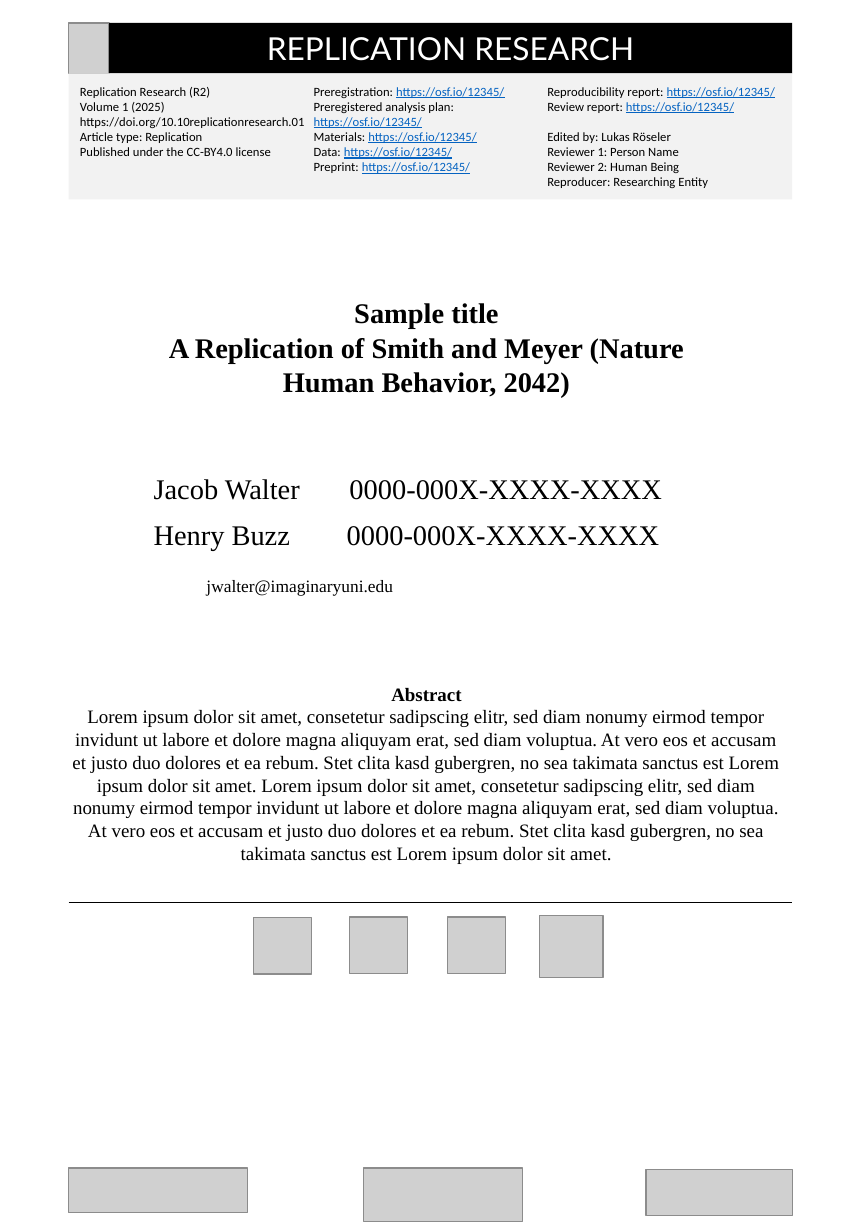
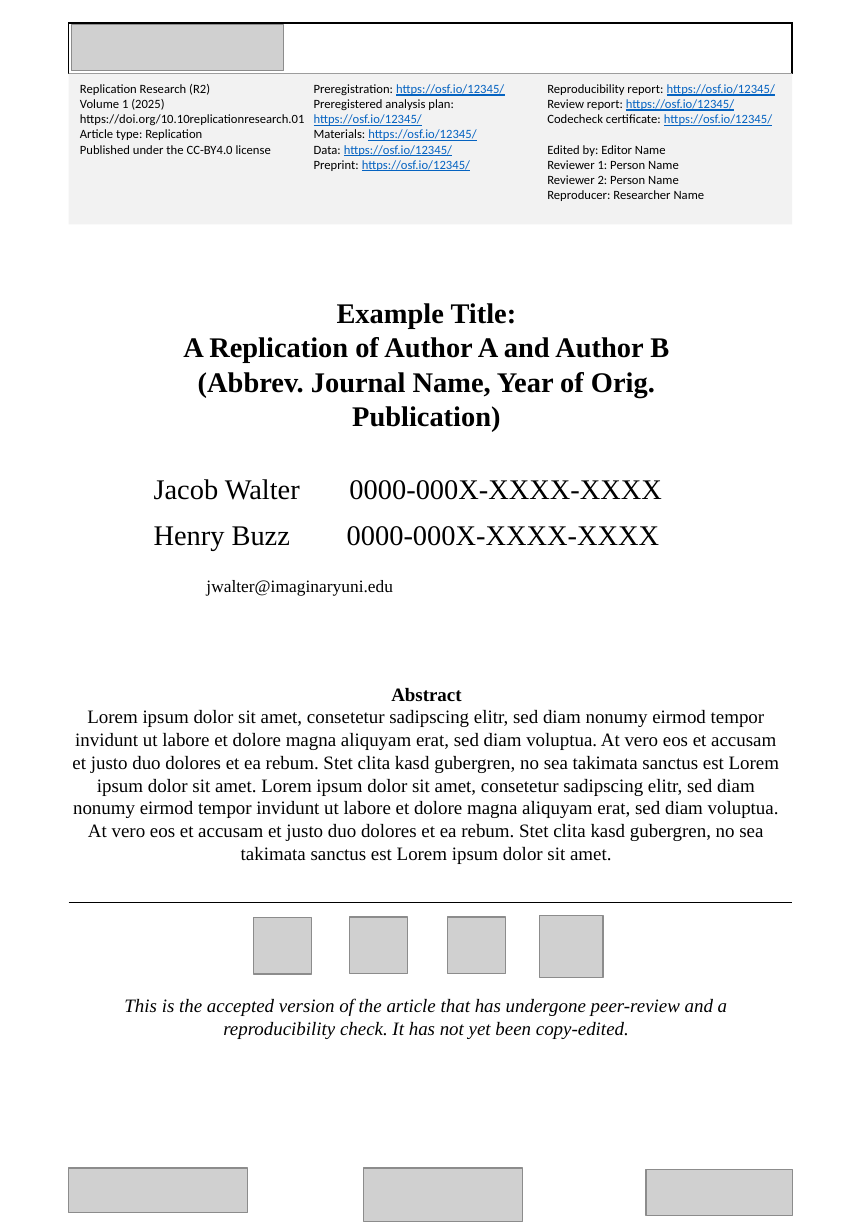
Before and after one commit to LukasRoeseler/replicationresearch_mockup, a slide deck: slide 1 of coversheet.pptx. Drawn at 853x1232 pixels with LibreOffice and Linux fonts; fonts in the diff are those of the drawing; grey boxes stand for pictures; background and template pictures are left out. Boxes give left, top, right and bottom in pixels: in the first picture for what was removed or moved away, otherwise in the second. Text is boxed around its words. In the diff, an @@ line names an element or a change of style, - is before the commit and + after.

Commit message:
Updated editorial process and editor guidelines

```diff
--- a/coversheet.pptx
+++ b/coversheet.pptx
@@ rectangle: place and size @@
-rectangle at (109,23,793,73)
+rectangle at (68,23,792,73)
@@ rectangle at (68,23,792,73): fill #000000 to #FFFFFF; outline none to #000000 1 pt @@
@@ picture removed at (68,23,108,73) @@
@@ picture added at (72,25,284,71) @@
@@ text in rectangle at (267,37,634,61): text removed @@
-REPLICATION RESEARCH
@@ rectangle "Replication Research (R2) Volume 1 ...": place and size @@
-rectangle "Replication Research (R2) Volume 1 ..." at (68,74,792,200)
+rectangle "Replication Research (R2) Volume 1 ..." at (68,74,792,225)
@@ text in rectangle at (547,114,772,156): text changed @@
-Edited by: Lukas Röseler
+Codecheck certificate: https://osf.io/12345/
+Edited by: Editor Name
@@ text in rectangle at (547,175,705,201): text changed @@
-Reviewer 2: Human Being
-Reproducer: Researching Entity
+Reviewer 2: Person Name
+Reproducer: Researcher Name
@@ text at (183,303,669,431): text changed @@
-Sample title
-A Replication of Smith and Meyer (Nature Human Behavior, 2042)
+Example Title:
+A Replication of Author A and Author B (Abbrev. Journal Name, Year of Orig. Publication)
@@ text added at (124,999,727,1039), 12 pt, text #000000, italic @@
+This is the accepted version of the article that has undergone peer-review and a reproducibility check. It has not yet been copy-edited.
```
Also in this commit, not shown: 6 other files.
